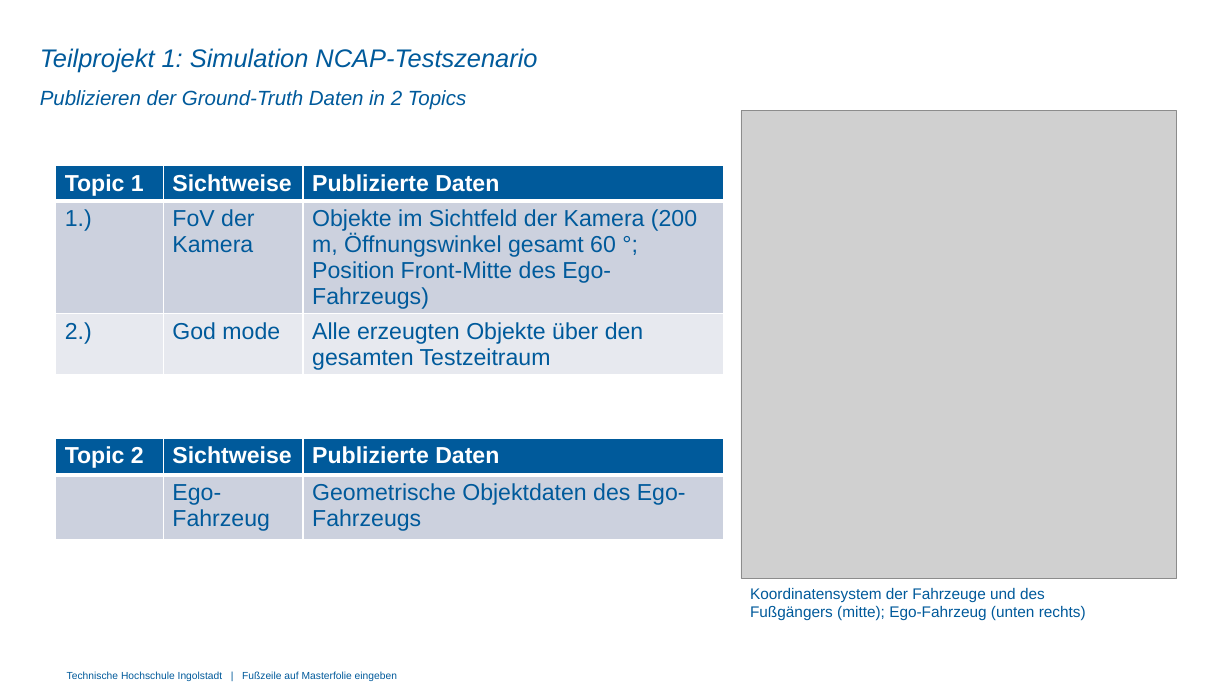
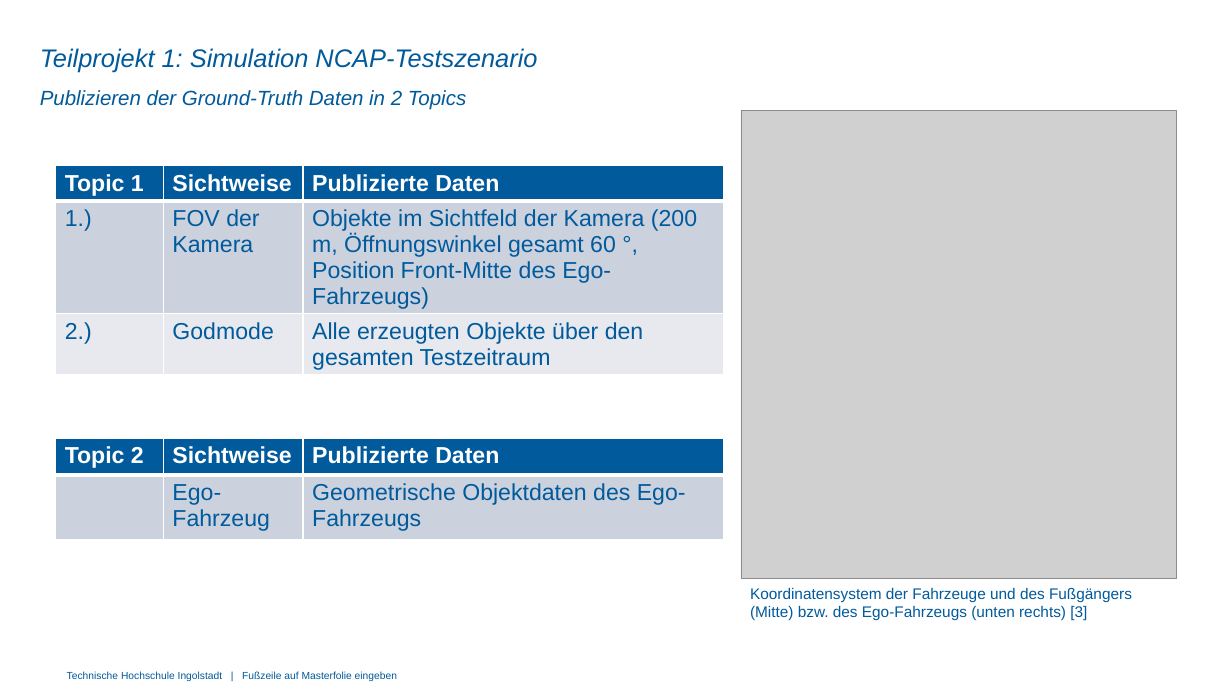
Before and after one commit to maxh-crypto/obj-lst-vis, a slide deck: slide 13 of final_presentation/Team1/Projekt_Abschlusspräsentation_TP1.pptx. Drawn at 1232x693 pixels with LibreOffice and Linux fonts; fonts in the diff are those of the drawing; grey boxes stand for pictures; background and template pictures are left out. Boxes give left, top, right and bottom in pixels: in the first picture for what was removed or moved away, otherwise in the second. Text is boxed around its words. In the diff, an @@ line names an element or a change of style, - is before the commit and + after.

Commit message:
PP TP1 update

```diff
--- a/final_presentation/Team1/Projekt_Abschlusspräsentation_TP1.pptx
+++ b/final_presentation/Team1/Projekt_Abschlusspräsentation_TP1.pptx
@@ table at (x1=55, y1=165, x2=725, y2=387) @@
-row 2, column 2: FoV der Kamera
+row 2, column 2: FOV der Kamera
-row 2, column 3: Objekte im Sichtfeld der Kamera (200 m, Öffnungswinkel gesamt 60 °; Position Front-Mitte des Ego-Fahrzeugs)
+row 2, column 3: Objekte im Sichtfeld der Kamera (200 m, Öffnungswinkel gesamt 60 °, Position Front-Mitte des Ego-Fahrzeugs)
-row 3, column 2: God mode
+row 3, column 2: Godmode
@@ text at (x1=750, y1=588, x2=1132, y2=621): text changed @@
-Koordinatensystem der Fahrzeuge und des Fußgängers (mitte); Ego-Fahrzeug (unten rechts)
+Koordinatensystem der Fahrzeuge und des Fußgängers (Mitte) bzw. des Ego-Fahrzeugs (unten rechts) [3]
```
Also in this commit, not shown: 3 other slides changed, 1 slide added.
